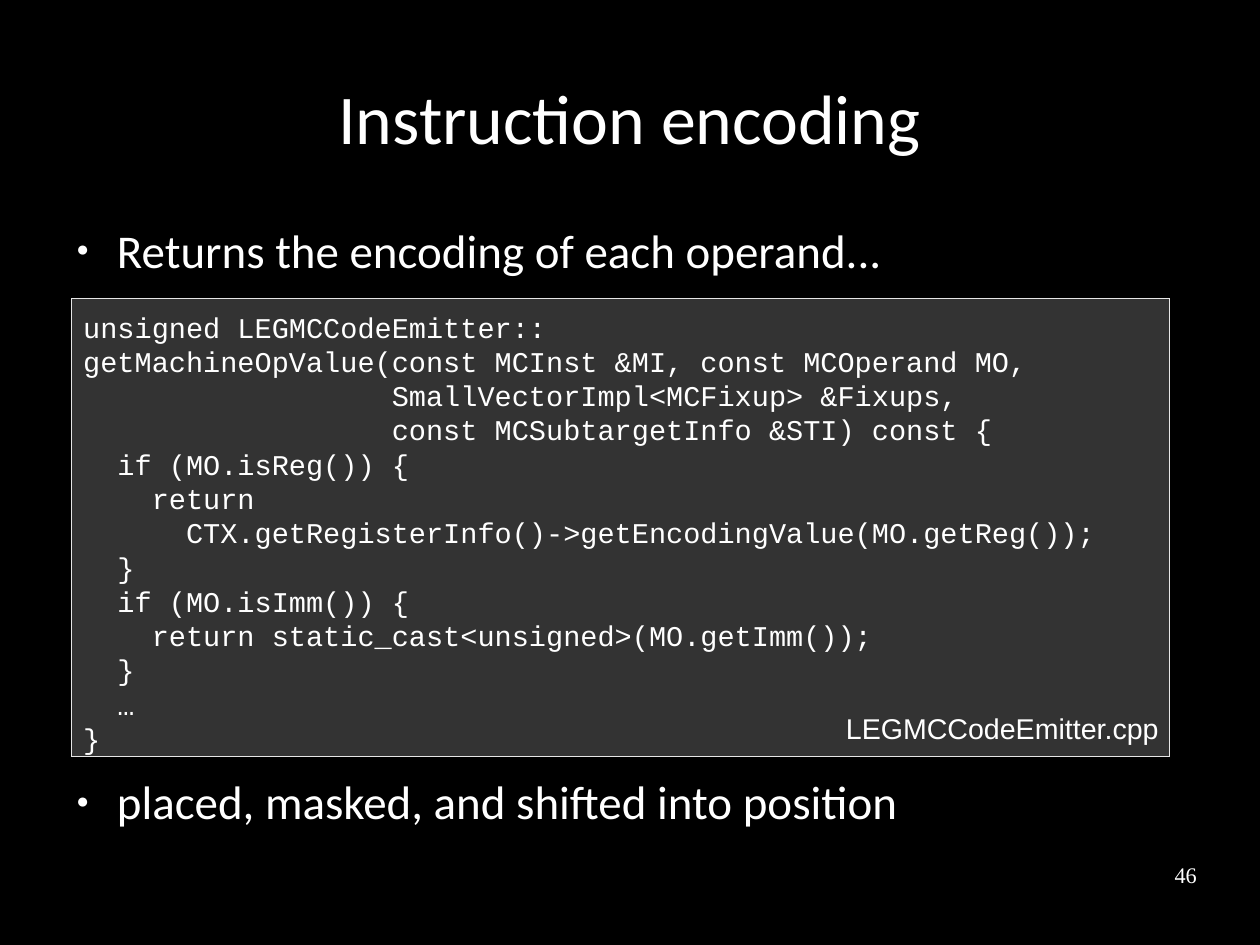
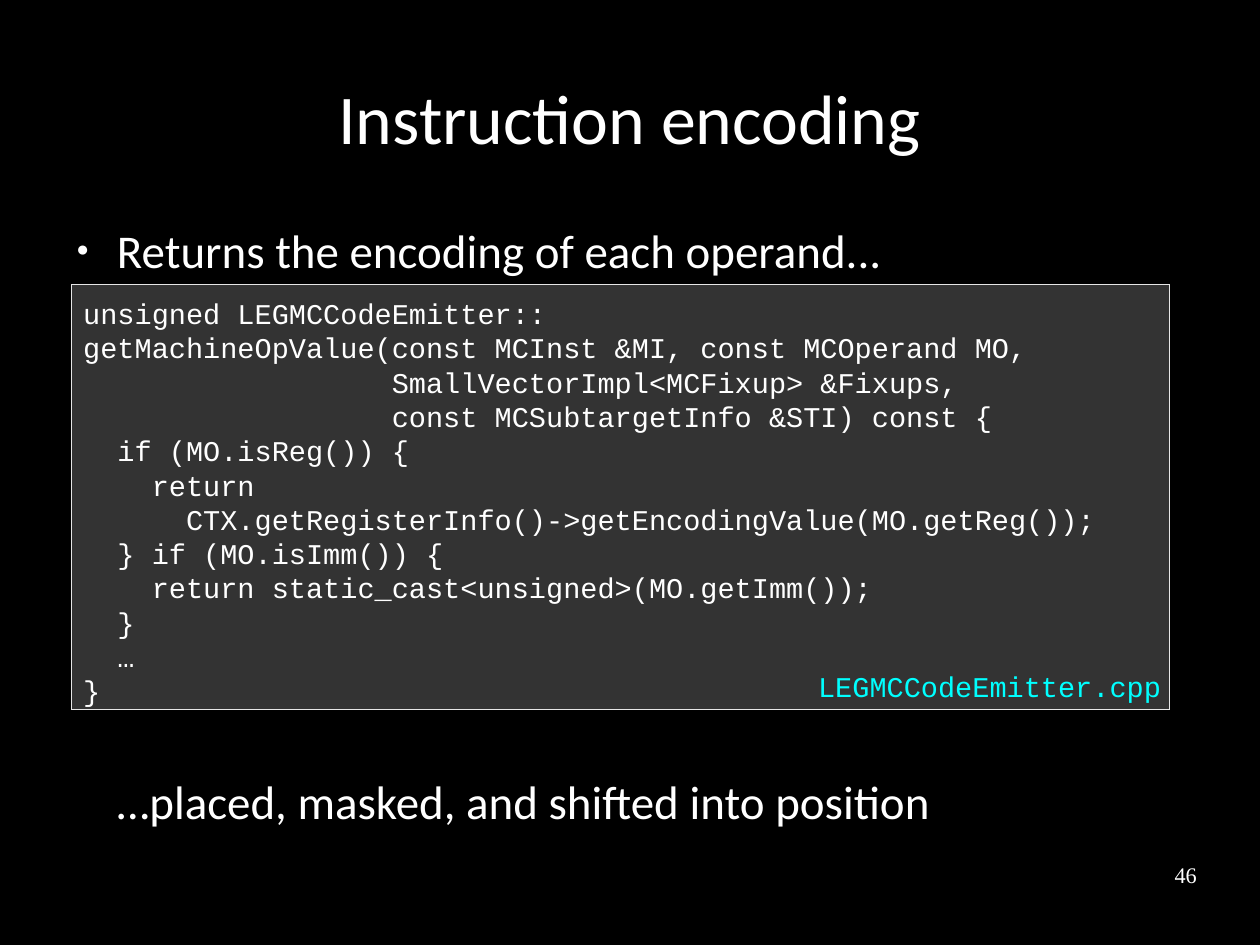
Before and after one commit to frasercrmck/llvm-leg, a slide deck: slide 46 of docs/Codeplay/Slides.odp. Drawn at 1260x945 pixels with LibreOffice and Linux fonts; fonts in the diff are those of the drawing. Boxes give left, top, right and bottom in pixels: in the first picture for what was removed or moved away, otherwise in the second. Text is boxed around its words. In the diff, an @@ line names an element or a change of style, - is before the commit and + after.

Commit message:
Fixing code text box / file name layout.

```diff
--- a/docs/Codeplay/Slides.odp
+++ b/docs/Codeplay/Slides.odp
@@ rectangle "unsigned LEGMCCodeEmitter::": place and size @@
-rectangle "unsigned LEGMCCodeEmitter::" at [72, 298, 1171, 757]
+rectangle "unsigned LEGMCCodeEmitter::" at [72, 285, 1171, 710]
@@ text in rectangle at [152, 544, 409, 570]: text changed @@
-}
-if (MO.isImm()) {
+} if (MO.isImm()) {
@@ text "LEGMCCodeEmitter.cpp": place and size @@
-text "LEGMCCodeEmitter.cpp" at [846, 718, 1159, 745]
+text "LEGMCCodeEmitter.cpp" at [818, 677, 1161, 703]
@@ text "LEGMCCodeEmitter.cpp" at [818, 677, 1161, 703]: font Arial to Courier New, text colour #FFFFFF to #00FFFF @@
@@ text at [117, 786, 929, 827]: text changed @@
-● placed, masked, and shifted into position
+…placed, masked, and shifted into position
```
Also in this commit, not shown: 12 other slides changed.
